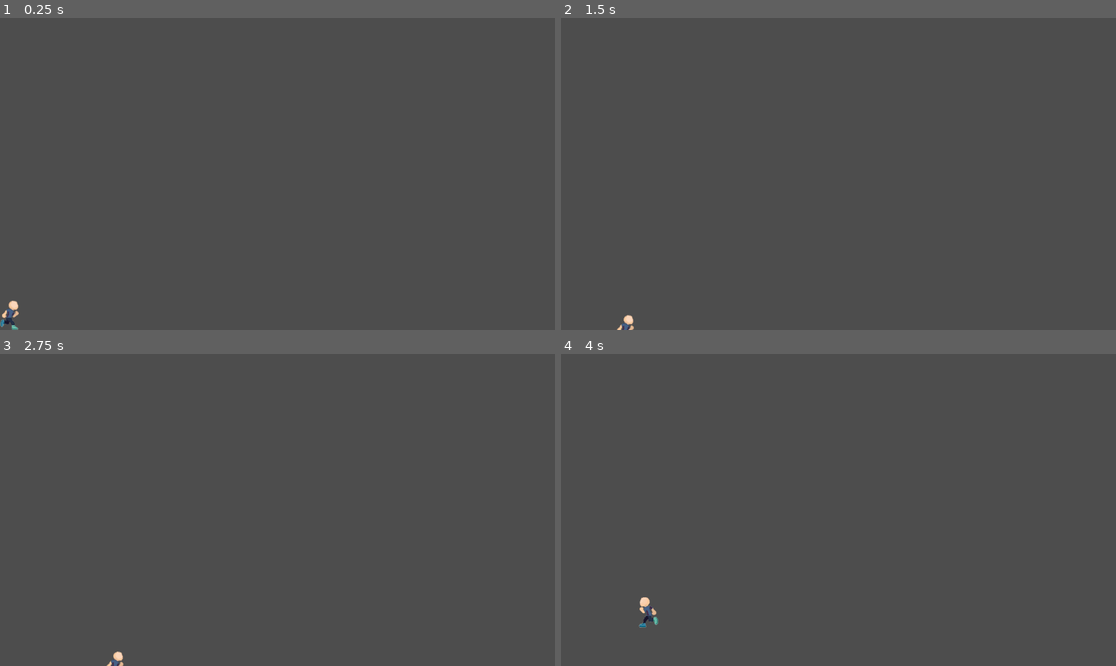
Above: before the commit, frames 1-4 (two rows, left to right).
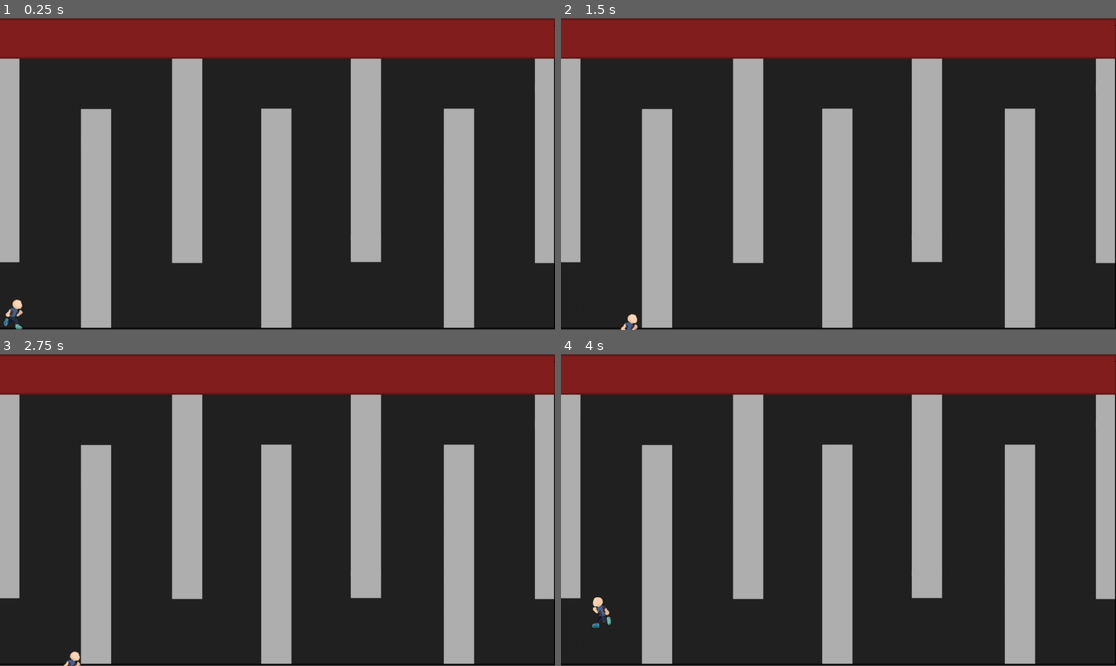
Above: after the commit, the same moments.

Repository: DurvishJ/GoDot-Game-Demons
Game: Godot game, scene res://main.tscn
The game is run twice, just before and just after one commit, with the same random seed, the same clock (stepped at 60 frames per second) and the same inputs. Before the commit the project starts from res://player.tscn.
Inputs:
- Up to frame 1 (0.25 s): no input
- Up to frame 2 (1.5 s): tap Enter at 0.5 s; hold Right (move_right) 0.53-1.28 s; hold Down (move_down) from 1.28 s (still down)
- Up to frame 3 (2.75 s): tap Space at 2 s; release Down (move_down) at 2.03 s; hold Right (move_right) from 2.03 s (still down)
- Up to frame 4 (4 s): release Right (move_right) at 2.78 s; hold Up (move_up) 2.78-3.53 s; hold Left (move_left) from 3.53 s (still down)

The runs differ from the first frame. In frame 1, 99% of the frame differs, in the area x 0-100%, y 0-100%; in frame 2, 99%; in frame 3, 99%; in frame 4, 99%.

Commit message:
Refer to note below
Made changes so that now:
- player shows up
- background shows up
- player is positioned correctly at start
- player can not cross walls anymore

I had to change the type of the player, and also it's movement code. But everything does work

Diff:
--- a/runner-rush/main.tscn
+++ b/runner-rush/main.tscn
@@ -5,16 +5,76 @@
 [ext_resource type="PackedScene" uid="uid://dnfhbtpeevx7g" path="res://player.tscn" id="3_7mycd"]
 [ext_resource type="Texture2D" uid="uid://dvglirctf8amt" path="res://background_base.png" id="4_272bh"]
 
+[sub_resource type="RectangleShape2D" id="RectangleShape2D_1bvp3"]
+size = Vector2(40, 421)
+
+[sub_resource type="RectangleShape2D" id="RectangleShape2D_lquwl"]
+size = Vector2(63, 454)
+
+[sub_resource type="RectangleShape2D" id="RectangleShape2D_7mycd"]
+size = Vector2(63, 425)
+
+[sub_resource type="RectangleShape2D" id="RectangleShape2D_272bh"]
+size = Vector2(63, 455)
+
+[sub_resource type="RectangleShape2D" id="RectangleShape2D_5vw27"]
+size = Vector2(63, 423)
+
+[sub_resource type="RectangleShape2D" id="RectangleShape2D_kek77"]
+size = Vector2(63, 456)
+
+[sub_resource type="RectangleShape2D" id="RectangleShape2D_4c57u"]
+size = Vector2(40, 425)
+
+[sub_resource type="RectangleShape2D" id="RectangleShape2D_efxa6"]
+size = Vector2(1152, 80)
+
 [node name="Main" type="Node" unique_id=1273300211]
 script = ExtResource("1_1bvp3")
 mob_scene = ExtResource("2_lquwl")
 
+[node name="Sprite2D" type="Sprite2D" parent="." unique_id=1387149393]
+position = Vector2(575, 324)
+scale = Vector2(0.6020833, 0.5972222)
+texture = ExtResource("4_272bh")
+
 [node name="Player" parent="." unique_id=668391075 instance=ExtResource("3_7mycd")]
+position = Vector2(0, 648)
 
 [node name="StartPosition" type="Marker2D" parent="." unique_id=1106211853]
-position = Vector2(240, 450)
+position = Vector2(30, 615)
 
-[node name="Sprite2D" type="Sprite2D" parent="." unique_id=1387149393]
-position = Vector2(577, 322)
-scale = Vector2(0.6020833, 0.5972222)
-texture = ExtResource("4_272bh")
+[node name="Walls" type="StaticBody2D" parent="." unique_id=1563162057]
+position = Vector2(30, 615)
+
+[node name="Wall 1" type="CollisionShape2D" parent="Walls" unique_id=1476302391]
+position = Vector2(-10, -319.5)
+shape = SubResource("RectangleShape2D_1bvp3")
+
+[node name="Wall 2" type="CollisionShape2D" parent="Walls" unique_id=381703595]
+position = Vector2(169.5, -199)
+shape = SubResource("RectangleShape2D_lquwl")
+
+[node name="Wall 3" type="CollisionShape2D" parent="Walls" unique_id=298375293]
+position = Vector2(358.5, -318.5)
+shape = SubResource("RectangleShape2D_7mycd")
+
+[node name="Wall 4" type="CollisionShape2D" parent="Walls" unique_id=392923715]
+position = Vector2(543.5, -199.5)
+shape = SubResource("RectangleShape2D_272bh")
+
+[node name="Wall 5" type="CollisionShape2D" parent="Walls" unique_id=1843874288]
+position = Vector2(729.5, -319.5)
+shape = SubResource("RectangleShape2D_5vw27")
+
+[node name="Wall 6" type="CollisionShape2D" parent="Walls" unique_id=379888018]
+position = Vector2(922.5, -199)
+shape = SubResource("RectangleShape2D_kek77")
+
+[node name="Wall 7" type="CollisionShape2D" parent="Walls" unique_id=915241389]
+position = Vector2(1100, -318.5)
+shape = SubResource("RectangleShape2D_4c57u")
+
+[node name="Red Curtain" type="CollisionShape2D" parent="Walls" unique_id=470650172]
+position = Vector2(546, -571)
+shape = SubResource("RectangleShape2D_efxa6")
--- a/runner-rush/player.gd
+++ b/runner-rush/player.gd
@@ -1,43 +1,45 @@
-extends Area2D
+extends CharacterBody2D # 1. Change this line
+
 signal hit
 
-@export var speed = 150 # How fast the player will move (pixels/sec).
-var screen_size # Size of the game window.
+@export var speed = 150
+var screen_size
 
-# Called when the node enters the scene tree for the first time.
 func _ready():
 	screen_size = get_viewport_rect().size
 
+# 2. Use _physics_process for better collision handling
+func _physics_process(delta):
+	var input_velocity = Vector2.ZERO
+	if Input.is_action_pressed("move_right"):
+		input_velocity.x += 1
+	if Input.is_action_pressed("move_left"):
+		input_velocity.x -= 1
+	if Input.is_action_pressed("move_down"):
+		input_velocity.y += 1
+	if Input.is_action_pressed("move_up"):
+		input_velocity.y -= 1
 
-# Called every frame. 'delta' is the elapsed time since the previous frame.
-func _process(delta):
-	var velocity = Vector2.ZERO # The player's movement vector.
-	if Input.is_action_pressed("move_right"):
-		velocity.x += 1
-	if Input.is_action_pressed("move_left"):
-		velocity.x -= 1
-	if Input.is_action_pressed("move_down"):
-		velocity.y += 1
-	if Input.is_action_pressed("move_up"):
-		velocity.y -= 1
-
-	if velocity.length() > 0:
-		velocity = velocity.normalized() * speed
+	if input_velocity.length() > 0:
+		# 3. Use the built-in 'velocity' property
+		velocity = input_velocity.normalized() * speed
 		$AnimatedSprite2D.play()
 	else:
+		velocity = Vector2.ZERO
 		$AnimatedSprite2D.stop()
 
-	position += velocity * delta
-	position = position.clamp(Vector2.ZERO, screen_size)
+	# 4. Use move_and_slide() instead of position += ...
+	move_and_slide()
 
+	# Keep the player within the screen
+	global_position = global_position.clamp(Vector2.ZERO, screen_size)
+
+	# Animation flipping code...
 	if velocity.x != 0:
 		$AnimatedSprite2D.animation = "walk"
-		$AnimatedSprite2D.flip_v = false
-		# See the note below about the following boolean assignment.
 		$AnimatedSprite2D.flip_h = velocity.x < 0
 
-
 func start(pos):
-	position = pos
-	show() # This line makes the player visible!
-	$CollisionShape2D.disabled = false
+	global_position = pos # Moves player to the start point
+	show() # Makes player visible
+	$CollisionShape2D.disabled = false # Enables collision
--- a/runner-rush/player.tscn
+++ b/runner-rush/player.tscn
@@ -22,7 +22,7 @@
 radius = 88.89666
 height = 313.66153
 
-[node name="Player" type="Area2D" unique_id=668391075]
+[node name="Player" type="CharacterBody2D" unique_id=688400722]
 position = Vector2(22, 617)
 script = ExtResource("1_i3pqv")
 metadata/_edit_group_ = true
@@ -35,7 +35,5 @@
 [node name="CollisionShape2D" type="CollisionShape2D" parent="." unique_id=173318968]
 position = Vector2(-1, 0)
 scale = Vector2(0.2, 0.2)
-skew = 0.10297442
+skew = 0.102974415
 shape = SubResource("CapsuleShape2D_hqtel")
-
-[connection signal="body_entered" from="." to="." method="_on_body_entered"]
--- a/runner-rush/project.godot
+++ b/runner-rush/project.godot
@@ -11,7 +11,7 @@
 [application]
 
 config/name="runner_rush"
-run/main_scene="uid://dnfhbtpeevx7g"
+run/main_scene="uid://ced2rtllaoiph"
 config/features=PackedStringArray("4.6", "Forward Plus")
 config/icon="res://icon.svg"
 
Not shown, changed: .DS_Store
